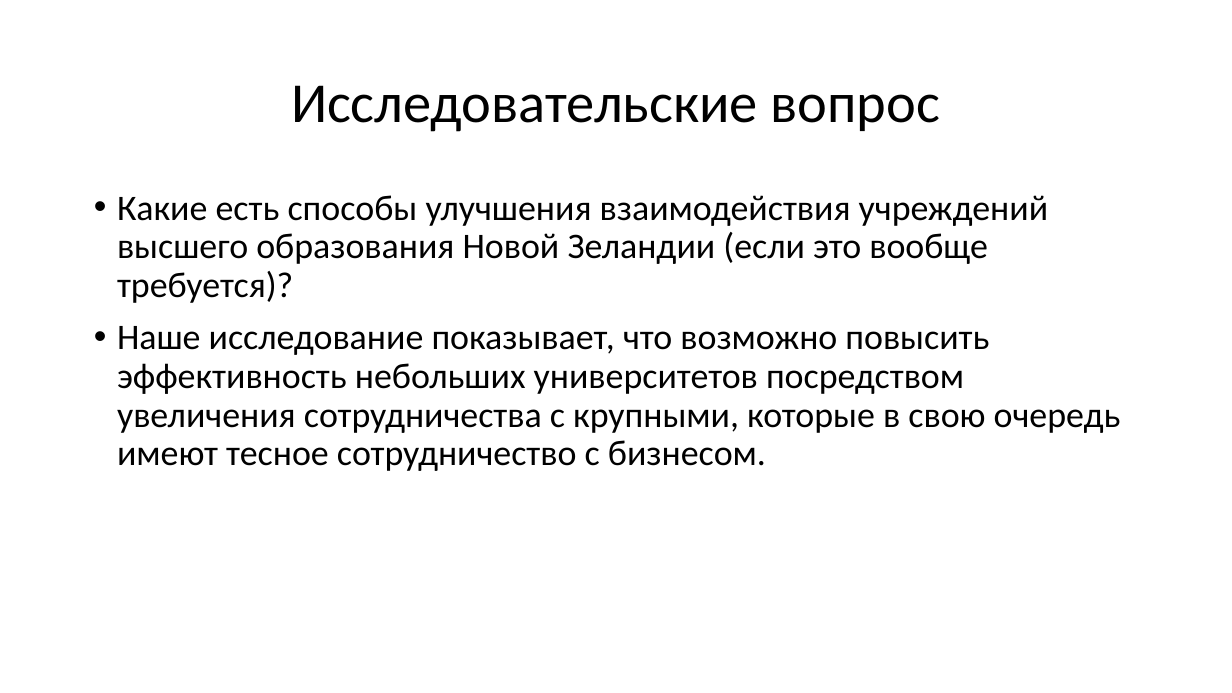
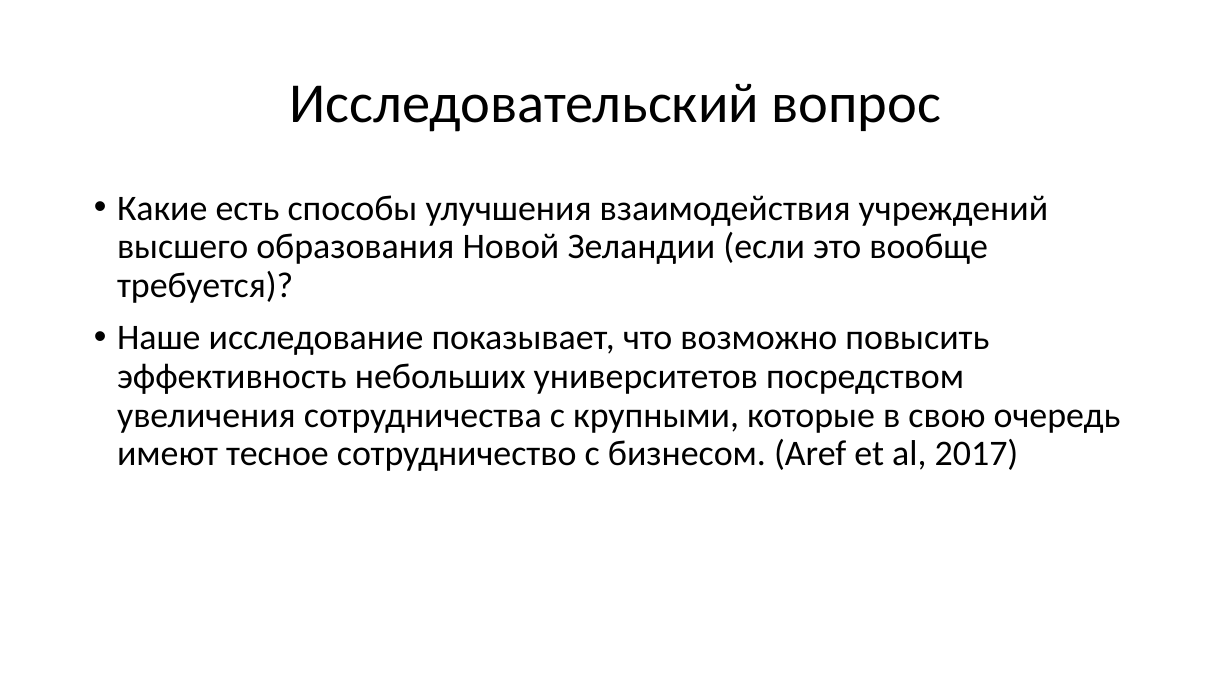
Before and after one commit to justniks/RProjects_EF, a slide deck: slide 3 of Networks/Issledovanie_nauchnogo_sotrudnichestva_v_Novoy_Zelandii.pptx. Drawn at 1232x693 pixels with LibreOffice and Linux fonts; fonts in the diff are those of the drawing. Boxes give left, top, right and bottom in pixels: in the first picture for what was removed or moved away, otherwise in the second. Text is boxed around its words. In the diff, an @@ line names an element or a change of style, - is before the commit and + after.

```diff
--- a/Networks/Issledovanie_nauchnogo_sotrudnichestva_v_Novoy_Zelandii.pptx
+++ b/Networks/Issledovanie_nauchnogo_sotrudnichestva_v_Novoy_Zelandii.pptx
@@ title at bbox=[290, 84, 941, 132]: text changed @@
-Исследовательские вопрос
+Исследовательский вопрос
@@ text at bbox=[117, 326, 1121, 471]: text changed @@
-• Наше исследование показывает, что возможно повысить эффективность небольших университетов посредством увеличения сотрудничества с крупными, которые в свою очередь имеют тесное сотрудничество с бизнесом.
+• Наше исследование показывает, что возможно повысить эффективность небольших университетов посредством увеличения сотрудничества с крупными, которые в свою очередь имеют тесное сотрудничество с бизнесом. (Aref et al, 2017)
```
Also in this commit, not shown: 7 other slides changed, 1 slide removed, 1 other file.
